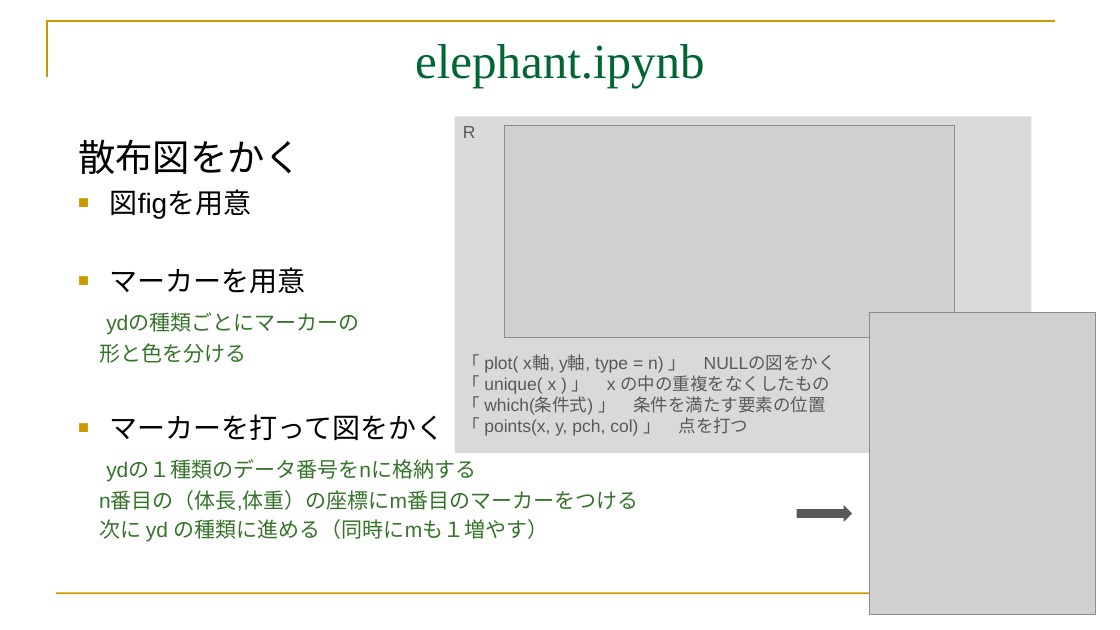
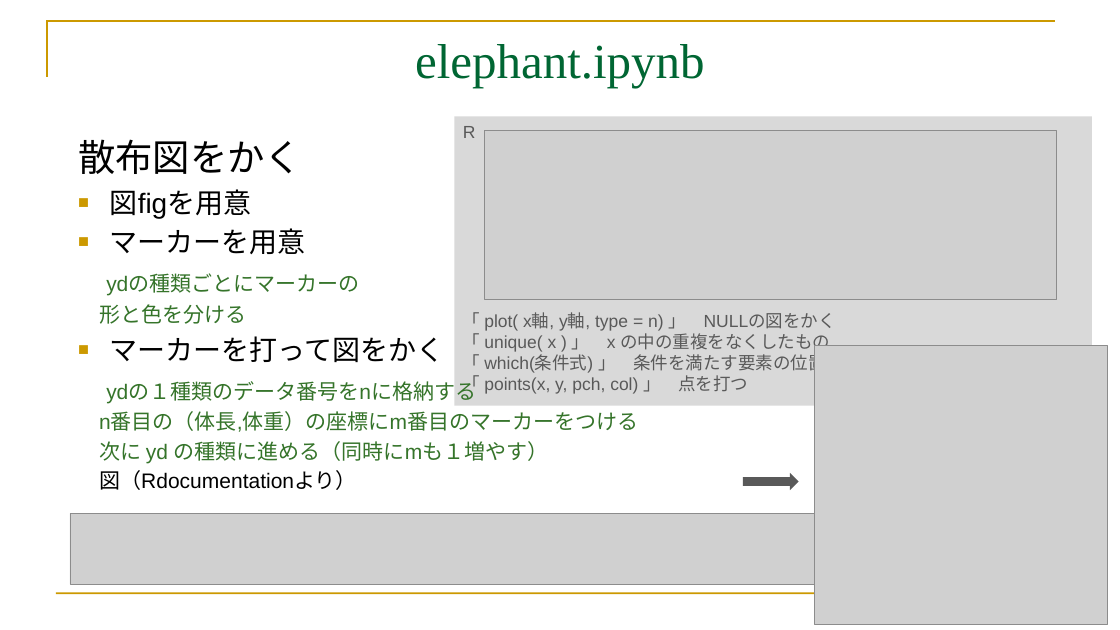
Before and after one commit to mei-517/GoogleColab, a slide deck: slide 6 of GoogleColab.part3.pptx. Drawn at 1120x630 pixels with LibreOffice and Linux fonts; fonts in the diff are those of the drawing; grey boxes stand for pictures. Boxes give left, top, right and bottom in pixels: in the first picture for what was removed or moved away, otherwise in the second. Text is boxed around its words. In the diff, an @@ line names an element or a change of style, - is before the commit and + after.

```diff
--- a/GoogleColab.part3.pptx
+++ b/GoogleColab.part3.pptx
@@ rectangle "R": place and size @@
-rectangle "R" at (455, 117, 1032, 453)
+rectangle "R" at (455, 117, 1092, 406)
@@ picture: place and size @@
-picture at (504, 126, 954, 338)
+picture at (485, 130, 1057, 299)
@@ picture: place and size @@
-picture at (870, 313, 1096, 614)
+picture at (815, 346, 1108, 625)
@@ text at (99, 470, 356, 490): paragraph added @@
+図（Rdocumentationより）
@@ right arrow: place and size @@
-right arrow at (797, 505, 852, 522)
+right arrow at (744, 473, 799, 490)
@@ picture added at (70, 513, 1008, 584) @@
```
Also in this commit, not shown: 1 other slide changed, 2 slides added, 3 other files.
